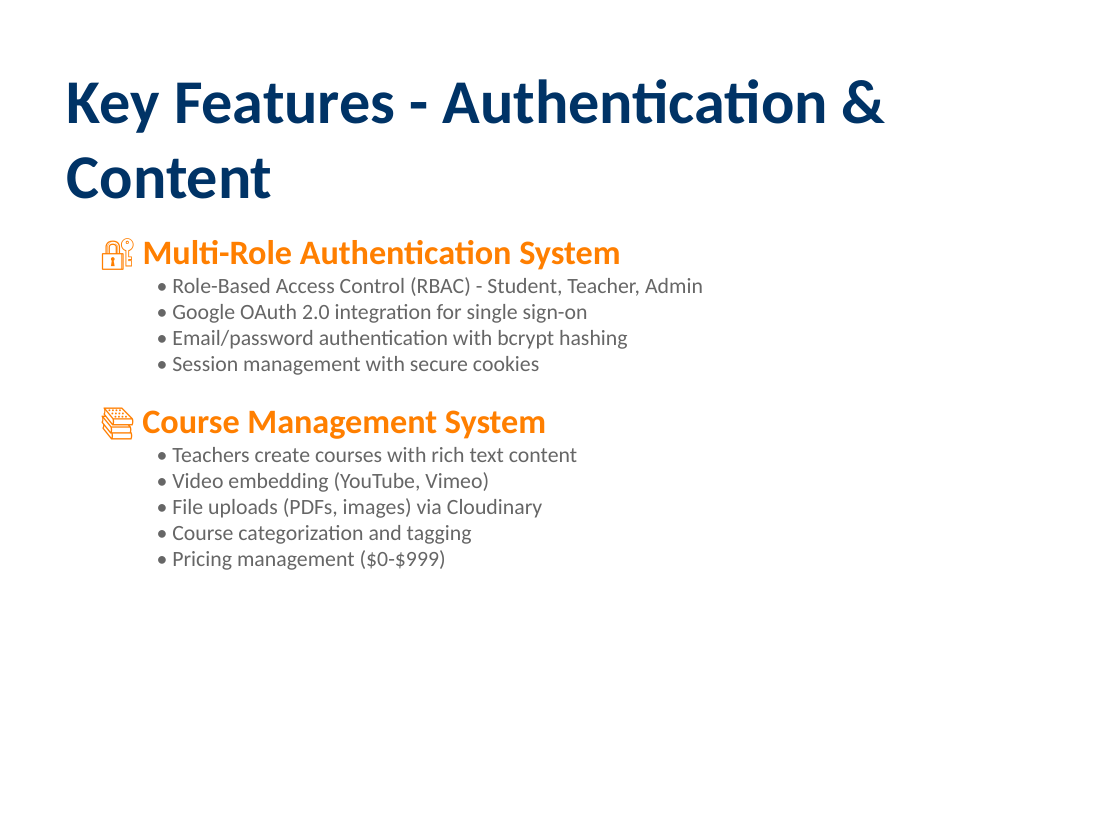
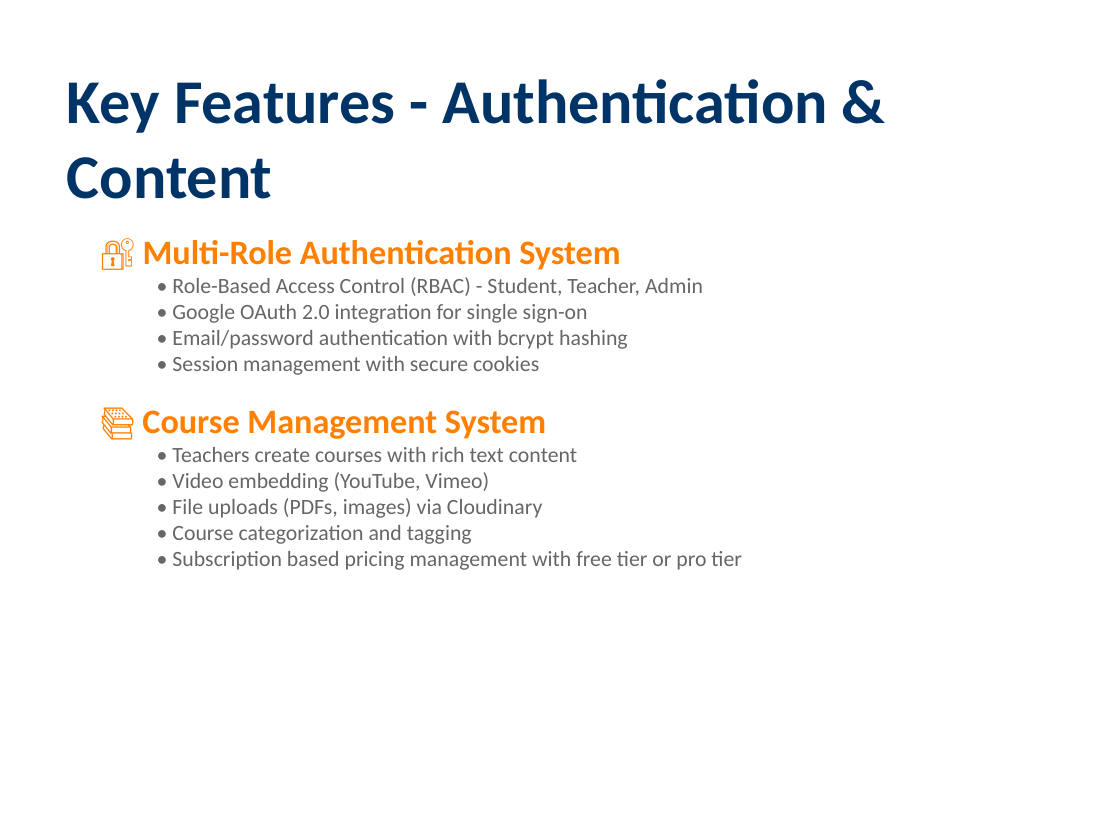
Before and after one commit to givhvy/FINAL-PROJECT, a slide deck: slide 7 of docs/academicreport/ppt/UniLearn_Presentation.pptx. Drawn at 1120x840 pixels with LibreOffice and Linux fonts; fonts in the diff are those of the drawing. Boxes give left, top, right and bottom in pixels: in the first picture for what was removed or moved away, otherwise in the second. Text is boxed around its words. In the diff, an @@ line names an element or a change of style, - is before the commit and + after.

```diff
--- a/docs/academicreport/ppt/UniLearn_Presentation.pptx
+++ b/docs/academicreport/ppt/UniLearn_Presentation.pptx
@@ text at <box>172,551,742,570</box>: text changed @@
-  • Pricing management ($0-$999)
+  • Subscription based pricing management with free tier or pro tier
```
Also in this commit, not shown: 1 other slide changed, 10 other files.
